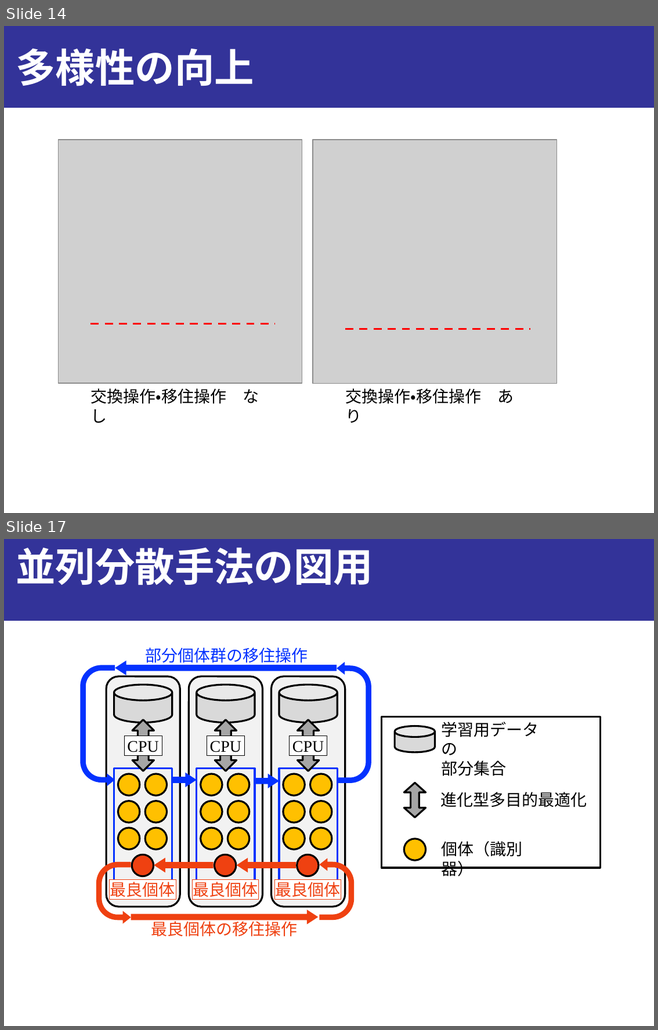
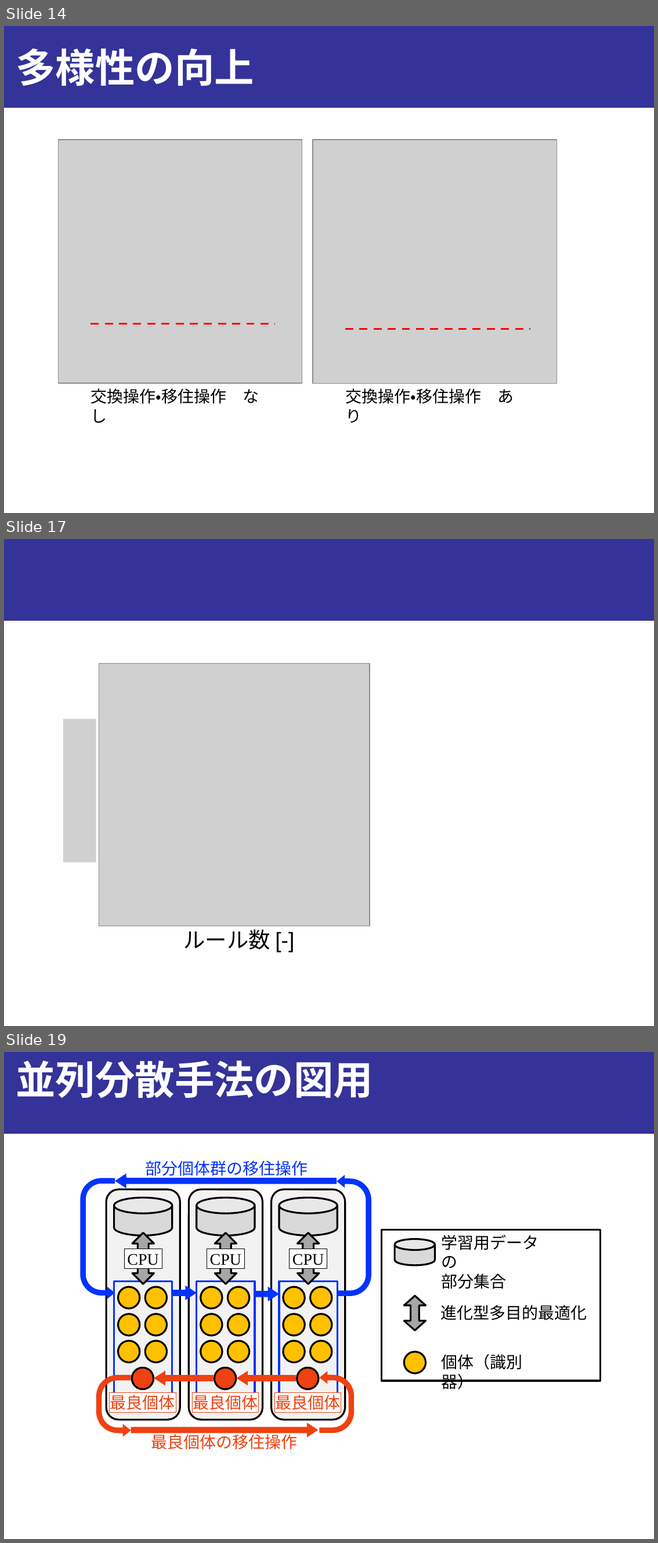
Before and after one commit to onikUone/Junior_slides, a slide deck: Junior_下書き.pptx. Shown one above the other, each under a label of ours: slides 14 and 17 before the commit, slides 14, 17 and 19 after it; the slides between them are not shown. The pictures are 658x1030 and 658x1543 pixels, drawn with LibreOffice and Linux fonts; fonts in the diff are those of the drawing; grey boxes stand for pictures. Boxes give left, top, right and bottom in pixels: in the first picture for what was removed or moved away, otherwise in the second. Text is boxed around its words. In the diff, an @@ line names an element or a change of style, - is before the commit and + after.

```diff
--- a/Junior_下書き.pptx
+++ b/Junior_下書き.pptx
@@ slide 17 added at (4,539,654,1026), background #FFFFFF; not listed: 1 template element that a slide beside it also shows @@
@@ picture added at (99,664,370,926) @@
@@ picture added at (63,719,96,862) @@
@@ text added at (184,929,270,950), 24 pt, text #000000 @@
+ルール数 [-]
@@ what was slide 17 is now slide 19 @@
```
Also in this commit, not shown: 1 other slide added, 5 other files.
